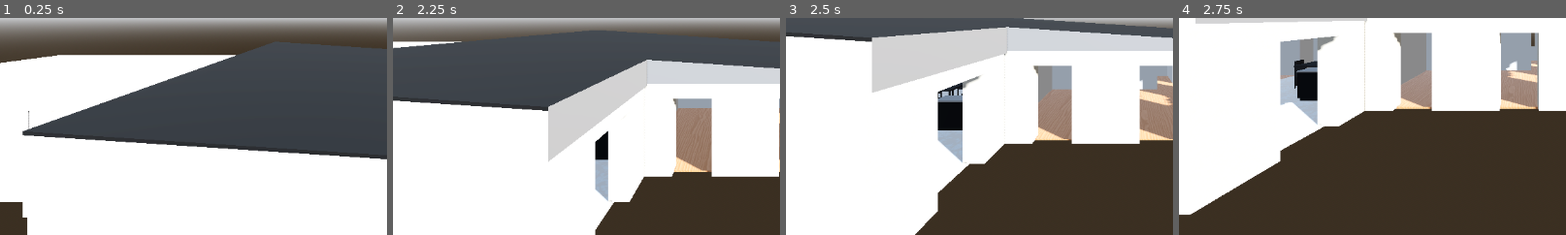
Above: before the commit, frames 1-4 (left to right).
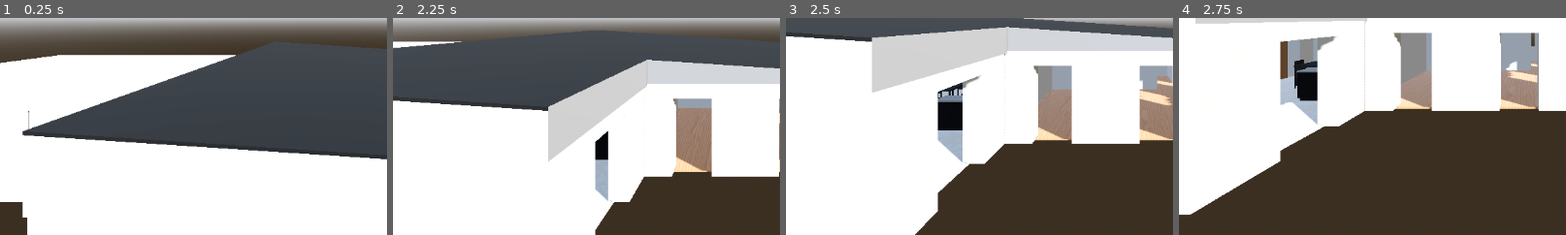
Above: after the commit, the same moments.

Repository: deneuxj/godot-ai
Game: Godot game, scene res://scenes/house building.tscn
Two runs of this game, one before a commit and one after it. Both use one fixed random seed, a clock stepped at 60 frames per second and the inputs below.
Inputs (mouse positions are % of the whole screen's width and height, from its top left):
- Up to frame 1 (0.25 s): no input
- Up to frame 2 (2.25 s): tap Enter at 0.5 s; move the mouse to (72, 45) at 0.52 s; hold D 0.53-1.25 s; tap Space at 0.6, 0.77, 1.07, 2 s; click (72, 45) at 0.67 s; drag from (30, 55) to (45, 70) at 1.27 s; move the mouse to (60, 28) at 2.02 s; hold D from 2.03 s (still down); hold Q from 2.03 s (still down)
- Up to frame 3 (2.5 s): keep holding D; keep holding Q; tap Space at 2.3 s
- Up to frame 4 (2.75 s): keep holding D; keep holding Q
The pictures show only the part of the screen within x 6-56%, y 50-100%; the shares and areas given below are measured in that part.

Frames 1-3 are identical in both runs. In frame 4, 0.3% of the frame differs, in the area x 26-29%, y 10-29%.

Commit message:
feat: add pool table, sofa, and orientable claustra scenes

Diff:
--- /dev/null
+++ b/project/scenes/claustra.tscn
@@ -0,0 +1,80 @@
+[gd_scene format=3]
+
+[ext_resource type="Script" path="res://scripts/claustra_controller.gd" id="1_h2hof"]
+
+[sub_resource type="StandardMaterial3D" id="StandardMaterial3D_h7a1u"]
+albedo_color = Color(0.65, 0.45, 0.25, 1)
+roughness = 0.8
+
+[node name="Claustra" type="Node3D" unique_id=1612691155]
+script = ExtResource("1_h2hof")
+
+[node name="Base" type="CSGBox3D" parent="." unique_id=242726613]
+transform = Transform3D(1, 0, 0, 0, 1, 0, 0, 0, 1, 0, 0.01, 0)
+size = Vector3(1.2, 0.02, 0.11)
+material = SubResource("StandardMaterial3D_h7a1u")
+
+[node name="Top" type="CSGBox3D" parent="." unique_id=1189703538]
+transform = Transform3D(1, 0, 0, 0, 1, 0, 0, 0, 1, 0, 2.49, 0)
+size = Vector3(1.2, 0.02, 0.11)
+material = SubResource("StandardMaterial3D_h7a1u")
+
+[node name="Slat_1" type="CSGBox3D" parent="." unique_id=1926745944]
+transform = Transform3D(1, 0, 0, 0, 1, 0, 0, 0, 1, -0.59, 1.25, 0)
+size = Vector3(0.02, 2.46, 0.11)
+material = SubResource("StandardMaterial3D_h7a1u")
+
+[node name="Slat_2" type="CSGBox3D" parent="." unique_id=2018816530]
+transform = Transform3D(1, 0, 0, 0, 1, 0, 0, 0, 1, -0.48272726, 1.25, 0)
+size = Vector3(0.02, 2.46, 0.11)
+material = SubResource("StandardMaterial3D_h7a1u")
+
+[node name="Slat_3" type="CSGBox3D" parent="." unique_id=2034356341]
+transform = Transform3D(1, 0, 0, 0, 1, 0, 0, 0, 1, -0.37545455, 1.25, 0)
+size = Vector3(0.02, 2.46, 0.11)
+material = SubResource("StandardMaterial3D_h7a1u")
+
+[node name="Slat_4" type="CSGBox3D" parent="." unique_id=1164118054]
+transform = Transform3D(1, 0, 0, 0, 1, 0, 0, 0, 1, -0.26818183, 1.25, 0)
+size = Vector3(0.02, 2.46, 0.11)
+material = SubResource("StandardMaterial3D_h7a1u")
+
+[node name="Slat_5" type="CSGBox3D" parent="." unique_id=1658164431]
+transform = Transform3D(1, 0, 0, 0, 1, 0, 0, 0, 1, -0.16090909, 1.25, 0)
+size = Vector3(0.02, 2.46, 0.11)
+material = SubResource("StandardMaterial3D_h7a1u")
+
+[node name="Slat_6" type="CSGBox3D" parent="." unique_id=1125618873]
+transform = Transform3D(1, 0, 0, 0, 1, 0, 0, 0, 1, -0.053636365, 1.25, 0)
+size = Vector3(0.02, 2.46, 0.11)
+material = SubResource("StandardMaterial3D_h7a1u")
+
+[node name="Slat_7" type="CSGBox3D" parent="." unique_id=1468788026]
+transform = Transform3D(1, 0, 0, 0, 1, 0, 0, 0, 1, 0.053636365, 1.25, 0)
+size = Vector3(0.02, 2.46, 0.11)
+material = SubResource("StandardMaterial3D_h7a1u")
+
+[node name="Slat_8" type="CSGBox3D" parent="." unique_id=1021268663]
+transform = Transform3D(1, 0, 0, 0, 1, 0, 0, 0, 1, 0.16090909, 1.25, 0)
+size = Vector3(0.02, 2.46, 0.11)
+material = SubResource("StandardMaterial3D_h7a1u")
+
+[node name="Slat_9" type="CSGBox3D" parent="." unique_id=510513814]
+transform = Transform3D(1, 0, 0, 0, 1, 0, 0, 0, 1, 0.26818183, 1.25, 0)
+size = Vector3(0.02, 2.46, 0.11)
+material = SubResource("StandardMaterial3D_h7a1u")
+
+[node name="Slat_10" type="CSGBox3D" parent="." unique_id=904535435]
+transform = Transform3D(1, 0, 0, 0, 1, 0, 0, 0, 1, 0.37545455, 1.25, 0)
+size = Vector3(0.02, 2.46, 0.11)
+material = SubResource("StandardMaterial3D_h7a1u")
+
+[node name="Slat_11" type="CSGBox3D" parent="." unique_id=1747165747]
+transform = Transform3D(1, 0, 0, 0, 1, 0, 0, 0, 1, 0.48272726, 1.25, 0)
+size = Vector3(0.02, 2.46, 0.11)
+material = SubResource("StandardMaterial3D_h7a1u")
+
+[node name="Slat_12" type="CSGBox3D" parent="." unique_id=1169742425]
+transform = Transform3D(1, 0, 0, 0, 1, 0, 0, 0, 1, 0.59, 1.25, 0)
+size = Vector3(0.02, 2.46, 0.11)
+material = SubResource("StandardMaterial3D_h7a1u")
--- a/project/scenes/house building.tscn
+++ b/project/scenes/house building.tscn
@@ -13,6 +13,9 @@
 [ext_resource type="Script" uid="uid://b1v5irgglra1" path="res://scripts/fly_camera.gd" id="11_utsn7"]
 [ext_resource type="PackedScene" path="res://scenes/kitchen_furniture.tscn" id="12_vpft7"]
 [ext_resource type="PackedScene" uid="uid://cv13nyr65sxd" path="res://scenes/kitchen_equipment.tscn" id="13_3obb1"]
+[ext_resource type="PackedScene" uid="uid://bys15q3f7tn5f" path="res://scenes/pool_table.tscn" id="14_sdlwi"]
+[ext_resource type="PackedScene" path="res://scenes/sofa.tscn" id="15_p26fb"]
+[ext_resource type="PackedScene" path="res://scenes/claustra.tscn" id="16_ooaox"]
 
 [sub_resource type="ProceduralSkyMaterial" id="ProceduralSkyMaterial_g4qyj"]
 sky_horizon_color = Color(0.66224277, 0.6717428, 0.6867428, 1)
@@ -4853,3 +4856,18 @@
 
 [node name="KitchenEquipment" parent="." unique_id=1327815687 instance=ExtResource("13_3obb1")]
 transform = Transform3D(-4.371139e-08, 0, 1, 0, 1, 0, -1, 0, -4.371139e-08, 16.295513, 0.0408355, 5.9565783)
+
+[node name="PoolTable" parent="." unique_id=94072633 instance=ExtResource("14_sdlwi")]
+transform = Transform3D(1, 0, 0, 0, 1, 0, 0, 0, 1, 13.99315, 0, 8.932404)
+
+[node name="Sofa" parent="." unique_id=39906149 instance=ExtResource("15_p26fb")]
+transform = Transform3D(-4.371139e-08, 0, -1, 0, 1, 0, 1, 0, -4.371139e-08, 10.196145, 0, 4.4895744)
+
+[node name="Node3D" type="Node3D" parent="." unique_id=1699466335]
+transform = Transform3D(1, 0, 0, 0, 0.9692527, 0, 0, 0, 1, 0, 0, -0.11545181)
+
+[node name="Claustra" parent="Node3D" unique_id=55704216 instance=ExtResource("16_ooaox")]
+transform = Transform3D(-4.371139e-08, 0, -1, 0, 1, 0, 1, 0, -4.371139e-08, 11.30655, 0, 3.9637666)
+
+[node name="Claustra2" parent="Node3D" unique_id=1354899620 instance=ExtResource("16_ooaox")]
+transform = Transform3D(-4.371139e-08, 0, -1, 0, 1, 0, 1, 0, -4.371139e-08, 11.30655, 0, 5.2289934)
--- /dev/null
+++ b/project/scenes/pool_table.tscn
@@ -0,0 +1,271 @@
+[gd_scene format=3 uid="uid://bys15q3f7tn5f"]
+
+[sub_resource type="StandardMaterial3D" id="StandardMaterial3D_l47mk"]
+albedo_color = Color(0.3, 0.15, 0.05, 1)
+roughness = 0.6
+
+[sub_resource type="StandardMaterial3D" id="StandardMaterial3D_0ykj2"]
+albedo_color = Color(0.1, 0.4, 0.2, 1)
+roughness = 0.9
+
+[sub_resource type="StandardMaterial3D" id="StandardMaterial3D_d1x20"]
+albedo_color = Color(0.05, 0.05, 0.05, 1)
+
+[sub_resource type="StandardMaterial3D" id="StandardMaterial3D_lc8th"]
+albedo_color = Color(1, 0.8, 0, 1)
+roughness = 0.2
+
+[sub_resource type="StandardMaterial3D" id="StandardMaterial3D_660v7"]
+albedo_color = Color(0, 0, 0.8, 1)
+roughness = 0.2
+
+[sub_resource type="StandardMaterial3D" id="StandardMaterial3D_c5dqc"]
+albedo_color = Color(0.8, 0, 0, 1)
+roughness = 0.2
+
+[sub_resource type="StandardMaterial3D" id="StandardMaterial3D_yk164"]
+albedo_color = Color(0.5, 0, 0.5, 1)
+roughness = 0.2
+
+[sub_resource type="StandardMaterial3D" id="StandardMaterial3D_762mq"]
+albedo_color = Color(1, 0.4, 0, 1)
+roughness = 0.2
+
+[sub_resource type="StandardMaterial3D" id="StandardMaterial3D_wfwny"]
+albedo_color = Color(0, 0.6, 0, 1)
+roughness = 0.2
+
+[sub_resource type="StandardMaterial3D" id="StandardMaterial3D_x5c5t"]
+albedo_color = Color(0.6, 0, 0, 1)
+roughness = 0.2
+
+[sub_resource type="StandardMaterial3D" id="StandardMaterial3D_ofc7q"]
+albedo_color = Color(0.05, 0.05, 0.05, 1)
+roughness = 0.2
+
+[sub_resource type="StandardMaterial3D" id="StandardMaterial3D_y62tc"]
+albedo_color = Color(1, 0.8, 0, 1)
+roughness = 0.2
+
+[sub_resource type="StandardMaterial3D" id="StandardMaterial3D_u2mbw"]
+albedo_color = Color(0, 0, 0.8, 1)
+roughness = 0.2
+
+[sub_resource type="StandardMaterial3D" id="StandardMaterial3D_6fu4m"]
+albedo_color = Color(0.8, 0, 0, 1)
+roughness = 0.2
+
+[sub_resource type="StandardMaterial3D" id="StandardMaterial3D_gqx4y"]
+albedo_color = Color(0.5, 0, 0.5, 1)
+roughness = 0.2
+
+[sub_resource type="StandardMaterial3D" id="StandardMaterial3D_tdian"]
+albedo_color = Color(1, 0.4, 0, 1)
+roughness = 0.2
+
+[sub_resource type="StandardMaterial3D" id="StandardMaterial3D_dulua"]
+albedo_color = Color(0, 0.6, 0, 1)
+roughness = 0.2
+
+[sub_resource type="StandardMaterial3D" id="StandardMaterial3D_5pucx"]
+albedo_color = Color(0.6, 0, 0, 1)
+roughness = 0.2
+
+[sub_resource type="StandardMaterial3D" id="StandardMaterial3D_t8l6p"]
+albedo_color = Color(0.9, 0.9, 0.9, 1)
+roughness = 0.2
+
+[sub_resource type="StandardMaterial3D" id="StandardMaterial3D_cc3jq"]
+albedo_color = Color(0.85, 0.7, 0.5, 1)
+
+[node name="PoolTable" type="Node3D" unique_id=94072633]
+
+[node name="TableStructure" type="CSGCombiner3D" parent="." unique_id=2116801075]
+
+[node name="Leg_-1_1_-0_5" type="CSGBox3D" parent="TableStructure" unique_id=1779655455]
+transform = Transform3D(1, 0, 0, 0, 1, 0, 0, 0, 1, -1.1, 0.35, -0.5)
+size = Vector3(0.15, 0.7, 0.15)
+material = SubResource("StandardMaterial3D_l47mk")
+
+[node name="Leg_-1_1_0_5" type="CSGBox3D" parent="TableStructure" unique_id=1245278641]
+transform = Transform3D(1, 0, 0, 0, 1, 0, 0, 0, 1, -1.1, 0.35, 0.5)
+size = Vector3(0.15, 0.7, 0.15)
+material = SubResource("StandardMaterial3D_l47mk")
+
+[node name="Leg_1_1_-0_5" type="CSGBox3D" parent="TableStructure" unique_id=338756306]
+transform = Transform3D(1, 0, 0, 0, 1, 0, 0, 0, 1, 1.1, 0.35, -0.5)
+size = Vector3(0.15, 0.7, 0.15)
+material = SubResource("StandardMaterial3D_l47mk")
+
+[node name="Leg_1_1_0_5" type="CSGBox3D" parent="TableStructure" unique_id=2036887846]
+transform = Transform3D(1, 0, 0, 0, 1, 0, 0, 0, 1, 1.1, 0.35, 0.5)
+size = Vector3(0.15, 0.7, 0.15)
+material = SubResource("StandardMaterial3D_l47mk")
+
+[node name="Base" type="CSGBox3D" parent="TableStructure" unique_id=464680647]
+transform = Transform3D(1, 0, 0, 0, 1, 0, 0, 0, 1, 0, 0.775, 0)
+size = Vector3(2.5, 0.15, 1.3)
+material = SubResource("StandardMaterial3D_l47mk")
+
+[node name="Cloth" type="CSGBox3D" parent="TableStructure" unique_id=1090496300]
+transform = Transform3D(1, 0, 0, 0, 1, 0, 0, 0, 1, 0, 0.86, 0)
+size = Vector3(2.3, 0.02, 1.1)
+material = SubResource("StandardMaterial3D_0ykj2")
+
+[node name="RailTop" type="CSGBox3D" parent="TableStructure" unique_id=367661210]
+transform = Transform3D(1, 0, 0, 0, 1, 0, 0, 0, 1, 0, 0.875, -0.6)
+size = Vector3(2.5, 0.05, 0.1)
+material = SubResource("StandardMaterial3D_l47mk")
+
+[node name="RailBot" type="CSGBox3D" parent="TableStructure" unique_id=682916094]
+transform = Transform3D(1, 0, 0, 0, 1, 0, 0, 0, 1, 0, 0.875, 0.6)
+size = Vector3(2.5, 0.05, 0.1)
+material = SubResource("StandardMaterial3D_l47mk")
+
+[node name="RailLeft" type="CSGBox3D" parent="TableStructure" unique_id=1632427738]
+transform = Transform3D(1, 0, 0, 0, 1, 0, 0, 0, 1, -1.2, 0.875, 0)
+size = Vector3(0.1, 0.05, 1.3)
+material = SubResource("StandardMaterial3D_l47mk")
+
+[node name="RailRight" type="CSGBox3D" parent="TableStructure" unique_id=1658834009]
+transform = Transform3D(1, 0, 0, 0, 1, 0, 0, 0, 1, 1.2, 0.875, 0)
+size = Vector3(0.1, 0.05, 1.3)
+material = SubResource("StandardMaterial3D_l47mk")
+
+[node name="Pocket1" type="CSGCylinder3D" parent="TableStructure" unique_id=739995047]
+transform = Transform3D(1, 0, 0, 0, 1, 0, 0, 0, 1, -1.15, 0.85, -0.55)
+operation = 2
+radius = 0.06
+height = 0.2
+material = SubResource("StandardMaterial3D_d1x20")
+
+[node name="Pocket2" type="CSGCylinder3D" parent="TableStructure" unique_id=166327369]
+transform = Transform3D(1, 0, 0, 0, 1, 0, 0, 0, 1, 1.15, 0.85, -0.55)
+operation = 2
+radius = 0.06
+height = 0.2
+material = SubResource("StandardMaterial3D_d1x20")
+
+[node name="Pocket3" type="CSGCylinder3D" parent="TableStructure" unique_id=1543772341]
+transform = Transform3D(1, 0, 0, 0, 1, 0, 0, 0, 1, -1.15, 0.85, 0.55)
+operation = 2
+radius = 0.06
+height = 0.2
+material = SubResource("StandardMaterial3D_d1x20")
+
+[node name="Pocket4" type="CSGCylinder3D" parent="TableStructure" unique_id=1260630162]
+transform = Transform3D(1, 0, 0, 0, 1, 0, 0, 0, 1, 1.15, 0.85, 0.55)
+operation = 2
+radius = 0.06
+height = 0.2
+material = SubResource("StandardMaterial3D_d1x20")
+
+[node name="Pocket5" type="CSGCylinder3D" parent="TableStructure" unique_id=2071990742]
+transform = Transform3D(1, 0, 0, 0, 1, 0, 0, 0, 1, 0, 0.85, -0.5569957)
+operation = 2
+radius = 0.06
+height = 0.2
+material = SubResource("StandardMaterial3D_d1x20")
+
+[node name="Pocket6" type="CSGCylinder3D" parent="TableStructure" unique_id=2817071]
+transform = Transform3D(1, 0, 0, 0, 1, 0, 0, 0, 1, 0, 0.85, 0.5482235)
+operation = 2
+radius = 0.06
+height = 0.2
+material = SubResource("StandardMaterial3D_d1x20")
+
+[node name="Balls" type="Node3D" parent="." unique_id=1029604344]
+
+[node name="Ball1" type="CSGSphere3D" parent="Balls" unique_id=1181405869]
+transform = Transform3D(1, 0, 0, 0, 1, 0, 0, 0, 1, -0.4, 0.8985, 0)
+material_override = SubResource("StandardMaterial3D_lc8th")
+radius = 0.0285
+
+[node name="Ball2" type="CSGSphere3D" parent="Balls" unique_id=340178696]
+transform = Transform3D(1, 0, 0, 0, 1, 0, 0, 0, 1, -0.45059606, 0.8985, -0.0292125)
+material_override = SubResource("StandardMaterial3D_660v7")
+radius = 0.0285
+
+[node name="Ball3" type="CSGSphere3D" parent="Balls" unique_id=1105667874]
+transform = Transform3D(1, 0, 0, 0, 1, 0, 0, 0, 1, -0.45059606, 0.8985, 0.0292125)
+material_override = SubResource("StandardMaterial3D_c5dqc")
+radius = 0.0285
+
+[node name="Ball4" type="CSGSphere3D" parent="Balls" unique_id=1878807081]
+transform = Transform3D(1, 0, 0, 0, 1, 0, 0, 0, 1, -0.5011921, 0.8985, -0.058425)
+material_override = SubResource("StandardMaterial3D_yk164")
+radius = 0.0285
+
+[node name="Ball5" type="CSGSphere3D" parent="Balls" unique_id=550302330]
+transform = Transform3D(1, 0, 0, 0, 1, 0, 0, 0, 1, -0.5011921, 0.8985, 0)
+material_override = SubResource("StandardMaterial3D_762mq")
+radius = 0.0285
+
+[node name="Ball6" type="CSGSphere3D" parent="Balls" unique_id=1962816686]
+transform = Transform3D(1, 0, 0, 0, 1, 0, 0, 0, 1, -0.5011921, 0.8985, 0.058425)
+material_override = SubResource("StandardMaterial3D_wfwny")
+radius = 0.0285
+
+[node name="Ball7" type="CSGSphere3D" parent="Balls" unique_id=476712922]
+transform = Transform3D(1, 0, 0, 0, 1, 0, 0, 0, 1, -0.55178815, 0.8985, -0.0876375)
+material_override = SubResource("StandardMaterial3D_x5c5t")
+radius = 0.0285
+
+[node name="Ball8" type="CSGSphere3D" parent="Balls" unique_id=860841737]
+transform = Transform3D(1, 0, 0, 0, 1, 0, 0, 0, 1, -0.55178815, 0.8985, -0.0292125)
+material_override = SubResource("StandardMaterial3D_ofc7q")
+radius = 0.0285
+
+[node name="Ball9" type="CSGSphere3D" parent="Balls" unique_id=1469548344]
+transform = Transform3D(1, 0, 0, 0, 1, 0, 0, 0, 1, -0.55178815, 0.8985, 0.0292125)
+material_override = SubResource("StandardMaterial3D_y62tc")
+radius = 0.0285
+
+[node name="Ball10" type="CSGSphere3D" parent="Balls" unique_id=1210687244]
+transform = Transform3D(1, 0, 0, 0, 1, 0, 0, 0, 1, -0.55178815, 0.8985, 0.0876375)
+material_override = SubResource("StandardMaterial3D_u2mbw")
+radius = 0.0285
+
+[node name="Ball11" type="CSGSphere3D" parent="Balls" unique_id=667271163]
+transform = Transform3D(1, 0, 0, 0, 1, 0, 0, 0, 1, -0.6023842, 0.8985, -0.11685)
+material_override = SubResource("StandardMaterial3D_6fu4m")
+radius = 0.0285
+
+[node name="Ball12" type="CSGSphere3D" parent="Balls" unique_id=1857233970]
+transform = Transform3D(1, 0, 0, 0, 1, 0, 0, 0, 1, -0.6023842, 0.8985, -0.058425)
+material_override = SubResource("StandardMaterial3D_gqx4y")
+radius = 0.0285
+
+[node name="Ball13" type="CSGSphere3D" parent="Balls" unique_id=1233534583]
+transform = Transform3D(1, 0, 0, 0, 1, 0, 0, 0, 1, -0.6023842, 0.8985, 0)
+material_override = SubResource("StandardMaterial3D_tdian")
+radius = 0.0285
+
+[node name="Ball14" type="CSGSphere3D" parent="Balls" unique_id=665288175]
+transform = Transform3D(1, 0, 0, 0, 1, 0, 0, 0, 1, -0.6023842, 0.8985, 0.058425)
+material_override = SubResource("StandardMaterial3D_dulua")
+radius = 0.0285
+
+[node name="Ball15" type="CSGSphere3D" parent="Balls" unique_id=1266374609]
+transform = Transform3D(1, 0, 0, 0, 1, 0, 0, 0, 1, -0.6023842, 0.8985, 0.11685)
+material_override = SubResource("StandardMaterial3D_5pucx")
+radius = 0.0285
+
+[node name="CueBall" type="CSGSphere3D" parent="Balls" unique_id=1075313338]
+transform = Transform3D(1, 0, 0, 0, 1, 0, 0, 0, 1, 0.6, 0.8985, 0)
+material_override = SubResource("StandardMaterial3D_t8l6p")
+radius = 0.0285
+
+[node name="Cues" type="Node3D" parent="." unique_id=1486572923]
+
+[node name="Cue1" type="CSGCylinder3D" parent="Cues" unique_id=632951638]
+transform = Transform3D(0.9800666, -0.19866933, 0, -8.684112e-09, -4.284007e-08, -1, 0.19866933, 0.9800666, -4.371139e-08, 0, 0.91, 0.55)
+material_override = SubResource("StandardMaterial3D_cc3jq")
+radius = 0.012
+height = 1.45
+
+[node name="Cue2" type="CSGCylinder3D" parent="Cues" unique_id=194277428]
+transform = Transform3D(0.9887711, 0.14943814, 0, -0.14943814, 0.9887711, 0, 0, 0, 1, -1.35, 0.725, 0.2)
+material_override = SubResource("StandardMaterial3D_cc3jq")
+radius = 0.012
+height = 1.45
--- /dev/null
+++ b/project/scenes/sofa.tscn
@@ -0,0 +1,127 @@
+[gd_scene format=3]
+
+[sub_resource type="StandardMaterial3D" id="StandardMaterial3D_c6y2g"]
+albedo_color = Color(0.2, 0.25, 0.35, 1)
+roughness = 0.9
+
+[sub_resource type="StandardMaterial3D" id="StandardMaterial3D_q8oaq"]
+albedo_color = Color(0.1, 0.1, 0.1, 1)
+metallic = 0.8
+roughness = 0.2
+
+[node name="Sofa" type="Node3D" unique_id=39906149]
+
+[node name="BaseLeft" type="CSGBox3D" parent="." unique_id=895197285]
+transform = Transform3D(1, 0, 0, 0, 1, 0, 0, 0, 1, -0.4, 0.2, 0)
+size = Vector3(1.6, 0.2, 0.8)
+material = SubResource("StandardMaterial3D_c6y2g")
+
+[node name="BaseChaise" type="CSGBox3D" parent="." unique_id=1120420427]
+transform = Transform3D(1, 0, 0, 0, 1, 0, 0, 0, 1, 0.8, 0.2, 0.4)
+size = Vector3(0.8, 0.2, 1.6)
+material = SubResource("StandardMaterial3D_c6y2g")
+
+[node name="Backrest" type="CSGBox3D" parent="." unique_id=1844463353]
+transform = Transform3D(1, 0, 0, 0, 1, 0, 0, 0, 1, 0, 0.55, -0.3)
+size = Vector3(2.4, 0.5, 0.2)
+material = SubResource("StandardMaterial3D_c6y2g")
+
+[node name="ArmrestLeft" type="CSGBox3D" parent="." unique_id=640419145]
+transform = Transform3D(1, 0, 0, 0, 1, 0, 0, 0, 1, -1.3, 0.4, -0.05)
+size = Vector3(0.2, 0.6, 0.9)
+material = SubResource("StandardMaterial3D_c6y2g")
+
+[node name="ArmrestRight" type="CSGBox3D" parent="." unique_id=10567808]
+transform = Transform3D(1, 0, 0, 0, 1, 0, 0, 0, 1, 1.3, 0.4, -0.05)
+size = Vector3(0.2, 0.6, 0.9)
+material = SubResource("StandardMaterial3D_c6y2g")
+
+[node name="SeatLeft" type="CSGBox3D" parent="." unique_id=480109518]
+transform = Transform3D(1, 0, 0, 0, 1, 0, 0, 0, 1, -0.8, 0.375, 0)
+size = Vector3(0.78, 0.15, 0.78)
+material = SubResource("StandardMaterial3D_c6y2g")
+
+[node name="SeatMid" type="CSGBox3D" parent="." unique_id=1206053467]
+transform = Transform3D(1, 0, 0, 0, 1, 0, 0, 0, 1, 0, 0.375, 0)
+size = Vector3(0.78, 0.15, 0.78)
+material = SubResource("StandardMaterial3D_c6y2g")
+
+[node name="SeatChaise" type="CSGBox3D" parent="." unique_id=435656462]
+transform = Transform3D(1, 0, 0, 0, 1, 0, 0, 0, 1, 0.8, 0.375, 0.4)
+size = Vector3(0.78, 0.15, 1.58)
+material = SubResource("StandardMaterial3D_c6y2g")
+
+[node name="BackCushionLeft" type="CSGBox3D" parent="." unique_id=1708183498]
+transform = Transform3D(1, 0, 0, 0, 0.9950042, 0.09983342, 0, -0.09983342, 0.9950042, -0.8, 0.65, -0.15)
+size = Vector3(0.78, 0.4, 0.15)
+material = SubResource("StandardMaterial3D_c6y2g")
+
+[node name="BackCushionMid" type="CSGBox3D" parent="." unique_id=233895934]
+transform = Transform3D(1, 0, 0, 0, 0.9950042, 0.09983342, 0, -0.09983342, 0.9950042, 0, 0.65, -0.15)
+size = Vector3(0.78, 0.4, 0.15)
+material = SubResource("StandardMaterial3D_c6y2g")
+
+[node name="BackCushionChaise" type="CSGBox3D" parent="." unique_id=1280361888]
+transform = Transform3D(1, 0, 0, 0, 0.9950042, 0.09983342, 0, -0.09983342, 0.9950042, 0.8, 0.65, -0.15)
+size = Vector3(0.78, 0.4, 0.15)
+material = SubResource("StandardMaterial3D_c6y2g")
+
+[node name="Leg1" type="CSGCylinder3D" parent="." unique_id=1806908955]
+transform = Transform3D(1, 0, 0, 0, 1, 0, 0, 0, 1, -1.3, 0.05, -0.4)
+radius = 0.02
+height = 0.1
+material = SubResource("StandardMaterial3D_q8oaq")
+
+[node name="Leg2" type="CSGCylinder3D" parent="." unique_id=1757412395]
+transform = Transform3D(1, 0, 0, 0, 1, 0, 0, 0, 1, -1.3, 0.05, 0.3)
+radius = 0.02
+height = 0.1
+material = SubResource("StandardMaterial3D_q8oaq")
+
+[node name="Leg3" type="CSGCylinder3D" parent="." unique_id=359028101]
+transform = Transform3D(1, 0, 0, 0, 1, 0, 0, 0, 1, -0.4, 0.05, -0.3)
+radius = 0.02
+height = 0.1
+material = SubResource("StandardMaterial3D_q8oaq")
+
+[node name="Leg4" type="CSGCylinder3D" parent="." unique_id=221343822]
+transform = Transform3D(1, 0, 0, 0, 1, 0, 0, 0, 1, -0.4, 0.05, 0.3)
+radius = 0.02
+height = 0.1
+material = SubResource("StandardMaterial3D_q8oaq")
+
+[node name="Leg5" type="CSGCylinder3D" parent="." unique_id=870679741]
+transform = Transform3D(1, 0, 0, 0, 1, 0, 0, 0, 1, 0.4, 0.05, -0.3)
+radius = 0.02
+height = 0.1
+material = SubResource("StandardMaterial3D_q8oaq")
+
+[node name="Leg6" type="CSGCylinder3D" parent="." unique_id=1409678160]
+transform = Transform3D(1, 0, 0, 0, 1, 0, 0, 0, 1, 0.4, 0.05, 0.3)
+radius = 0.02
+height = 0.1
+material = SubResource("StandardMaterial3D_q8oaq")
+
+[node name="Leg7" type="CSGCylinder3D" parent="." unique_id=945621410]
+transform = Transform3D(1, 0, 0, 0, 1, 0, 0, 0, 1, 1.3, 0.05, -0.4)
+radius = 0.02
+height = 0.1
+material = SubResource("StandardMaterial3D_q8oaq")
+
+[node name="Leg8" type="CSGCylinder3D" parent="." unique_id=703625271]
+transform = Transform3D(1, 0, 0, 0, 1, 0, 0, 0, 1, 1.3, 0.05, 0.3)
+radius = 0.02
+height = 0.1
+material = SubResource("StandardMaterial3D_q8oaq")
+
+[node name="Leg9" type="CSGCylinder3D" parent="." unique_id=1369300699]
+transform = Transform3D(1, 0, 0, 0, 1, 0, 0, 0, 1, 0.4, 0.05, 1.1)
+radius = 0.02
+height = 0.1
+material = SubResource("StandardMaterial3D_q8oaq")
+
+[node name="Leg10" type="CSGCylinder3D" parent="." unique_id=1779349612]
+transform = Transform3D(1, 0, 0, 0, 1, 0, 0, 0, 1, 1.2, 0.05, 1.1)
+radius = 0.02
+height = 0.1
+material = SubResource("StandardMaterial3D_q8oaq")
--- /dev/null
+++ b/project/scripts/claustra_controller.gd
@@ -0,0 +1,9 @@
+@tool
+extends Node3D
+
+@export_range(-90, 90) var blade_angle_degrees: float = 0.0 :
+	set(val):
+		blade_angle_degrees = val
+		for child in get_children():
+			if child.name.begins_with("Slat_"):
+				child.rotation.y = deg_to_rad(val)
--- a/project/scripts/fly_camera.gd
+++ b/project/scripts/fly_camera.gd
@@ -5,6 +5,9 @@
 @export var mouse_sensitivity: float = 0.002
 
 func _input(event: InputEvent) -> void:
+	if event is InputEventKey and event.pressed and not event.echo and event.physical_keycode == KEY_SPACE:
+		take_picture()
+
 	if event is InputEventMouseButton:
 		if event.button_index == MOUSE_BUTTON_RIGHT:
 			if event.pressed:
@@ -40,3 +43,10 @@
 		current_speed *= 3.0
 
 	position += move_vec * current_speed * delta
+
+func take_picture() -> void:
+	var image = get_viewport().get_texture().get_image()
+	var time_str = Time.get_datetime_string_from_system().replace(":", "-").replace("T", "_")
+	var path = "user://screenshot_%s.png" % time_str
+	image.save_png(path)
+	print("Screenshot saved to: ", ProjectSettings.globalize_path(path))
Not shown, removed: project/generate_kitchen_v3.gd.uid
Not shown, removed: project/generate_kitchen_v4.gd.uid
